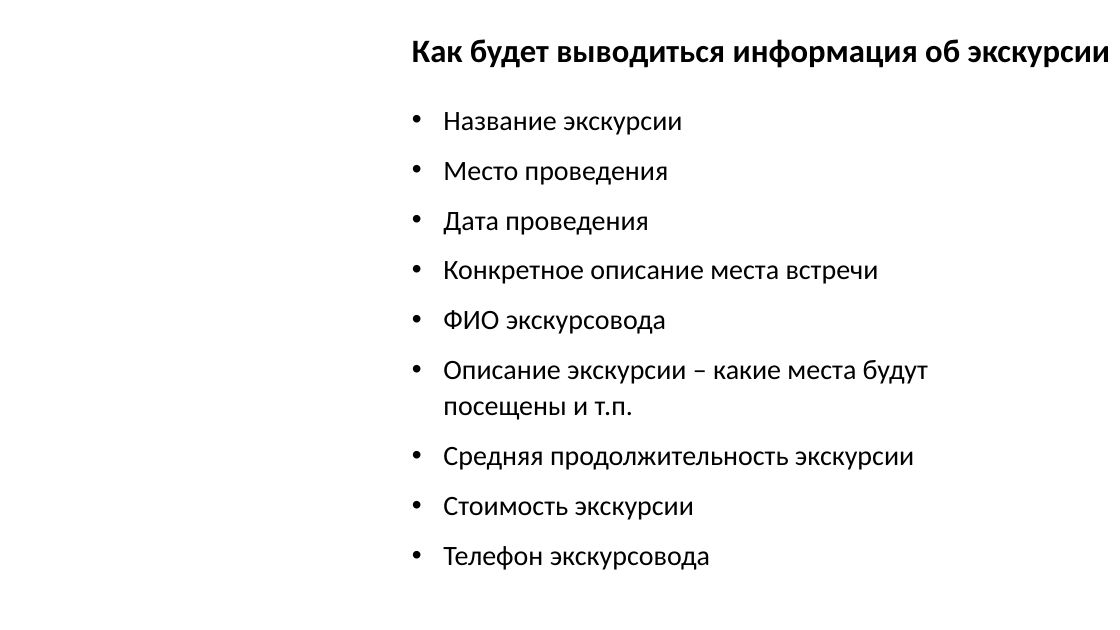
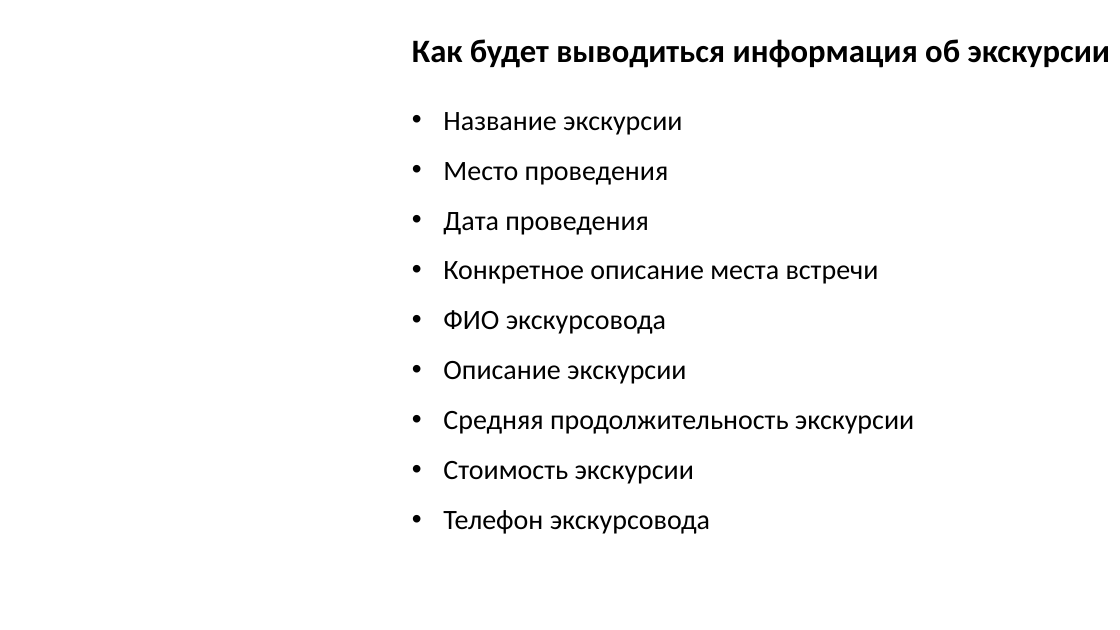
Before and after one commit to Neytrinoo/skillTour, a slide deck: slide 4 of presentation.pptx. Drawn at 1120x630 pixels with LibreOffice and Linux fonts; fonts in the diff are those of the drawing; background and template pictures are left out. Boxes give left, top, right and bottom in pixels: in the first picture for what was removed or moved away, otherwise in the second. Text is boxed around its words. In the diff, an @@ line names an element or a change of style, - is before the commit and + after.

```diff
--- a/presentation.pptx
+++ b/presentation.pptx
@@ text at [443, 361, 686, 384]: text changed @@
-• Описание экскурсии – какие места будут посещены и т.п.
+• Описание экскурсии
```
Also in this commit, not shown: 1 other slide changed, 5 other files.
